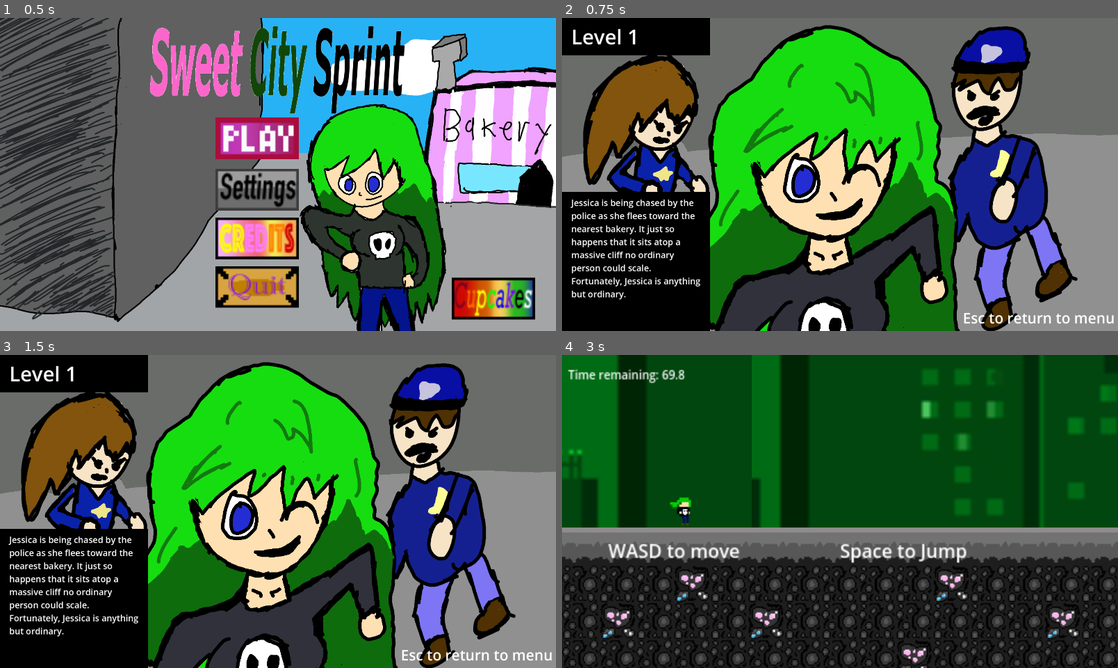
Above: before the commit, frames 1-4 (two rows, left to right).
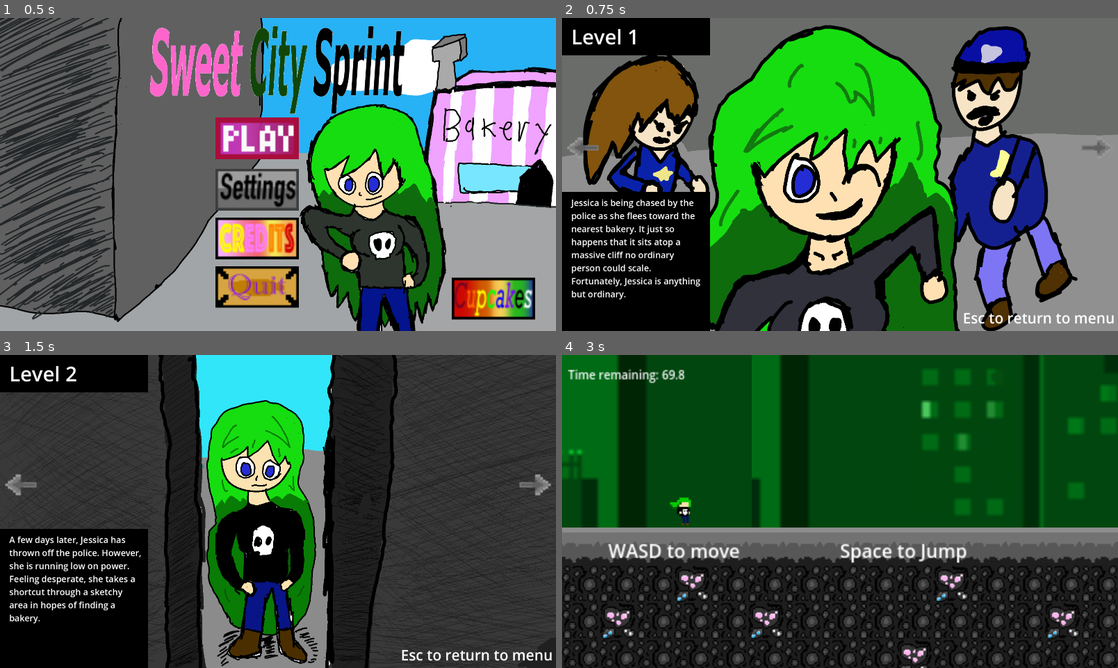
Above: after the commit, the same moments.

Repository: VoidedCrystal/GloopifyGame
Game: Godot game, scene res://UI/Main_Menu.tscn
Two runs of this game, one before a commit and one after it. Both use one fixed random seed, a clock stepped at 60 frames per second and the inputs below.
Inputs (mouse positions are in pixels of both pictures, inside the frame that each line leads up to):
- Up to frame 1 (0.5 s): no input
- Up to frame 2 (0.75 s): click (817, 140) at 0.5 s
- Up to frame 3 (1.5 s): click (533, 483) at 1.27 s
- Up to frame 4 (3 s): click (584, 483) at 2.02 s; tap Enter (accept) at 2.75 s; hold Right (move-right) from 2.78 s (still down); hold Enter (accept) from 2.78 s (still down)

Frame 1 is identical in both runs. In frame 2, 0.2% of the frame differs, in the area x 1-98%, y 38-44%; in frame 3, 81%, in the area x 0-100%, y 0-100%; in frame 4, nothing differs.

Commit message:
continued ui improvements and cupcake sounds

Diff:
--- a/Gloopify!/Entities/cupcake.gd
+++ b/Gloopify!/Entities/cupcake.gd
@@ -24,4 +24,6 @@
 			level.c4 = true
 		elif ID == 5:
 			level.c5 = true
+		if visible:
+			$AudioStreamPlayer.play()
 		hide()
--- a/Gloopify!/Entities/cupcakeRed.tscn
+++ b/Gloopify!/Entities/cupcakeRed.tscn
@@ -1,7 +1,8 @@
-[gd_scene load_steps=12 format=3 uid="uid://xilk24ccme11"]
+[gd_scene load_steps=13 format=3 uid="uid://xilk24ccme11"]
 
 [ext_resource type="Script" path="res://Entities/cupcake.gd" id="1_oyuhh"]
 [ext_resource type="Texture2D" uid="uid://dntkdwtot77nq" path="res://Assets/CupcakeSprites.png" id="2_hlakw"]
+[ext_resource type="AudioStream" uid="uid://bqcwypn7tuk6i" path="res://Assets/Audio/collect_cupcake.mp3" id="3_j4ofo"]
 
 [sub_resource type="AtlasTexture" id="AtlasTexture_22x1g"]
 atlas = ExtResource("2_hlakw")
@@ -125,4 +126,7 @@
 }
 autoplay = "Float"
 
+[node name="AudioStreamPlayer" type="AudioStreamPlayer" parent="."]
+stream = ExtResource("3_j4ofo")
+
 [connection signal="body_entered" from="Area2D" to="." method="_on_area_2d_body_entered"]
--- a/Gloopify!/UI/LevelSelect.tscn
+++ b/Gloopify!/UI/LevelSelect.tscn
@@ -7,6 +7,9 @@
 [ext_resource type="Texture2D" uid="uid://bwhss72wh2e56" path="res://Assets/LevelArt/Level2ArtGrey.png" id="5_x26mn"]
 [ext_resource type="Texture2D" uid="uid://n2mqkya5p22b" path="res://Assets/LevelArt/Level3Art.png" id="6_a10os"]
 [ext_resource type="Texture2D" uid="uid://d0jhcpqhv6gas" path="res://Assets/LevelArt/Level3ArtGrey.png" id="7_lsct4"]
+[ext_resource type="Texture2D" uid="uid://djd1yrl804can" path="res://Assets/LevelArt/Level4Art.png" id="8_vxuar"]
+[ext_resource type="Texture2D" uid="uid://dev6bls8kvm2d" path="res://Assets/LevelArt/Level4Artgrey.png" id="9_ak7ry"]
+[ext_resource type="Texture2D" uid="uid://b6yixsblku3hw" path="res://Assets/Arrow.png" id="10_jli5p"]
 
 [node name="LevelSelect" type="Control"]
 layout_mode = 3
@@ -42,7 +45,8 @@
 [node name="LevelSet4" parent="." node_paths=PackedStringArray("next_level_right", "next_level_left") instance=ExtResource("2_i5jtr")]
 visible = false
 level_name = "4"
-level_art = null
+level_art = ExtResource("8_vxuar")
+level_art_grey = ExtResource("9_ak7ry")
 next_level_right = NodePath("../LevelSet5")
 next_level_left = NodePath("../LevelSet3")
 
@@ -60,3 +64,25 @@
 offset_bottom = 1088.0
 theme_override_font_sizes/font_size = 50
 text = "Esc to return to menu"
+
+[node name="TextureButton" type="TextureButton" parent="."]
+layout_mode = 0
+offset_left = 1776.0
+offset_top = 376.0
+offset_right = 1808.0
+offset_bottom = 408.0
+scale = Vector2(4.5, 4.5)
+texture_normal = ExtResource("10_jli5p")
+
+[node name="TextureButton2" type="TextureButton" parent="."]
+layout_mode = 0
+offset_left = 144.0
+offset_top = 520.0
+offset_right = 176.0
+offset_bottom = 552.0
+rotation = 3.14159
+scale = Vector2(4.5, 4.5)
+texture_normal = ExtResource("10_jli5p")
+
+[connection signal="pressed" from="TextureButton" to="." method="_on_texture_button_pressed"]
+[connection signal="pressed" from="TextureButton2" to="." method="_on_texture_button_2_pressed"]
--- a/Gloopify!/UI/level_select.gd
+++ b/Gloopify!/UI/level_select.gd
@@ -35,3 +35,19 @@
 			get_tree().change_scene_to_file(current_level.next_scene_path)
 	if Input.is_action_pressed("pause"):
 		get_tree().change_scene_to_file("res://UI/Main_Menu.tscn")
+
+
+
+
+func _on_texture_button_pressed() -> void:
+	if current_level.next_level_right:
+		current_level.hide()
+		current_level = current_level.next_level_right
+		current_level.show()
+
+
+func _on_texture_button_2_pressed() -> void:
+	if current_level.next_level_left:
+		current_level.hide()
+		current_level = current_level.next_level_left
+		current_level.show()
Binary file added: Gloopify!/Assets/Arrow.png
Not shown, added: Gloopify!/Assets/Arrow.png.import
Not shown, added: Gloopify!/Assets/Audio/collect_cupcake.mp3.import
Binary file added: Gloopify!/Assets/LevelArt/Level4Art.png
Not shown, added: Gloopify!/Assets/LevelArt/Level4Art.png.import
Binary file added: Gloopify!/Assets/LevelArt/Level4Artgrey.png
Not shown, added: Gloopify!/Assets/LevelArt/Level4Artgrey.png.import
Not shown: 1 places in Gloopify!/UI/LevelSelect.tscn that only renumber resources
Not shown, added: Gloopify!/Assets/Audio/collect_cupcake.mp3
